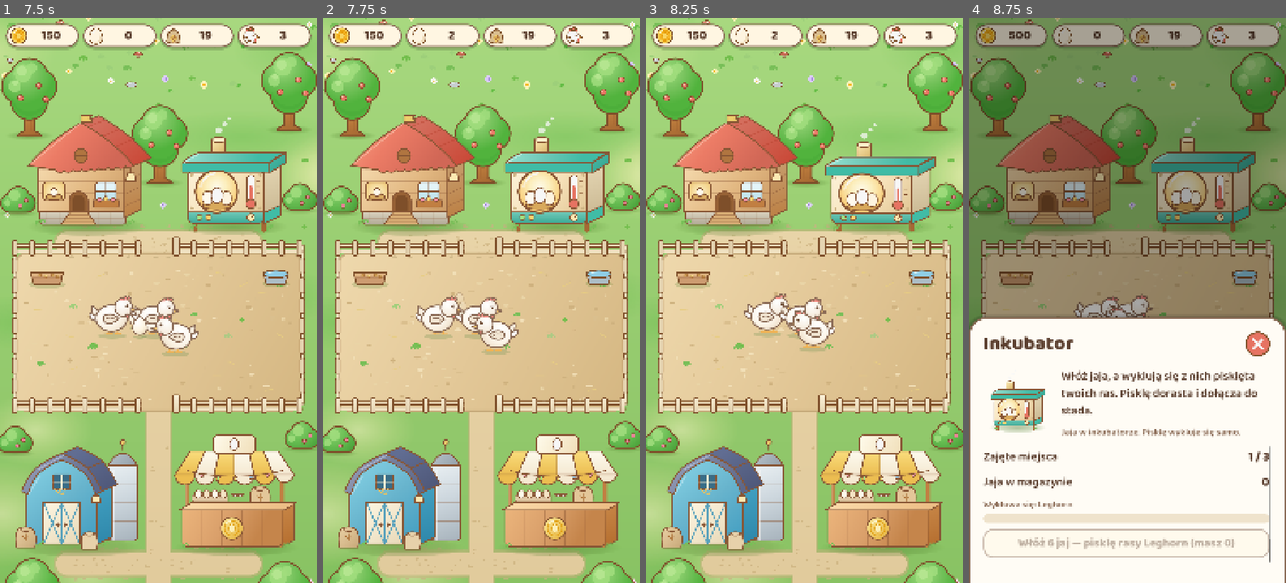
Above: before the commit, frames 1-4 (left to right).
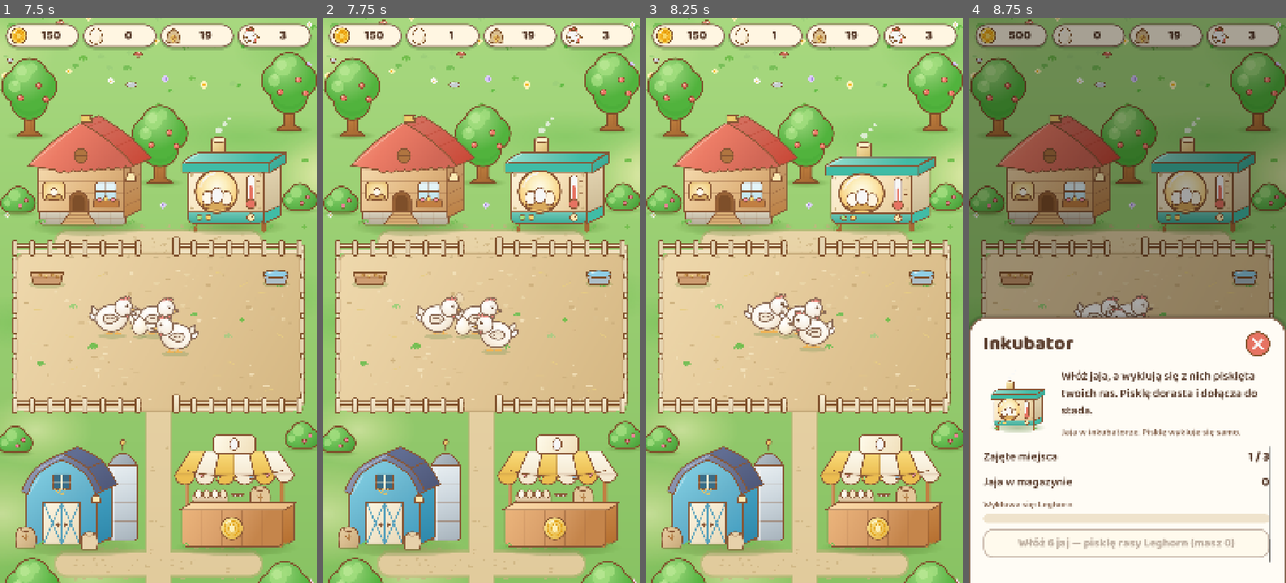
Above: after the commit, the same moments.

Repository: sodorn/kury
Game: Godot game, scene res://tests/smoke_ui.tscn
Two runs of this game, one before a commit and one after it. Both use one fixed random seed, a clock stepped at 60 frames per second and the inputs below. This scene is started directly instead of the project's main scene.
Inputs (mouse positions are in pixels of both pictures, inside the frame that each line leads up to):
- Up to frame 1 (7.5 s): move the mouse to (85, 170) at 0.52 s; click (85, 170) at 0.67 s; tap Enter at 1.25, 2.75, 4.25 s; move the mouse to (231, 176) at 1.27 s; click (231, 176) at 1.42 s; tap Space at 2, 3.5, 5 s; move the mouse to (79, 492) at 2.02 s; click (79, 492) at 2.17 s; move the mouse to (234, 492) at 2.77 s; click (234, 492) at 2.92 s; move the mouse to (253, 385) at 3.52 s; click (253, 385) at 3.67 s; move the mouse to (63, 215) at 4.27 s; click (63, 215) at 4.42 s; move the mouse to (174, 300) at 5.02 s; click (174, 300) at 5.17 s; move the mouse to (110, 159) at 5.77 s; click (110, 159) at 5.92 s; move the mouse to (228, 272) at 6.52 s; click (228, 272) at 6.67 s; move the mouse to (136, 317) at 7.27 s; click (136, 317) at 7.42 s
- Up to frame 2 (7.75 s): no input
- Up to frame 3 (8.25 s): move the mouse to (836, 176) at 8.02 s; click (836, 176) at 8.17 s
- Up to frame 4 (8.75 s): no input

Frame 1 is identical in both runs. In frame 2, 0.2% of the frame differs, in the area x 39-47%, y 2-57%; in frame 3, 0.1%; in frame 4, less than 0.1%.

Commit message:
Czternascie ras i wygladzona drabinka cen
Tomek zglosil za duzy skok cen. Przy dziewieciu rasach najwiekszy byl
1400 -> 6000 zl, a karta rasy zablokowanej pokazywala prog odblokowania
w miejscu, gdzie inne karty maja cene — wiec "3 000 zl" czytalo sie jak
cena araukany, ktora kosztuje 140 zl.

Piec nowych ras, wszystkie z wlasnym sprite'em:
- kura szabo (65 zl) — pióra podwiniete na zewnatrz
- marans (110 zl) — jaja w kolorze czekolady
- serama (250 zl) — najmniejsza kura swiata
- feniks (650 zl) — rasa dlugoogoniasta
- onagadori (1600 zl) — ogon rosnacy cale zycie

Drabinka ma teraz krok okolo 1,3x na calej dlugosci: 36, 48, 65, 85, 110,
145, 190, 250, 330, 450, 650, 950, 1600, 3000 zl. Dol i srodek zgadzaja
sie z polskimi ogloszeniami; gora jest rozciagnieta, ale Cemani
z rodowodem potrafi kosztowac i 6 tys., wiec 3000 miesci sie w realiach.

Karta zablokowanej rasy: osobno warunek ("Zablokowana. Odblokujesz, gdy:
uzbierasz 8 000 zl"), osobno cena ("Cena po odblokowaniu: 145 zl").

Naprawione przy okazji: jedno dotkniecie zbieralo dwa jajka, gdy lezaly na
sobie. Godot rozsyla dotkniecie do kazdego obszaru pod palcem. Po
powiekszeniu jaj o 40% zaczelo to wychodzic regularnie i sypalo testem
dymnym raz na trzy przebiegi.

Balans: kolekcja po ~20,6 h gry, milion po ~23,5 h, nowa rasa mniej wiecej
co dwie godziny. Testy: 387 asercji + trzy czyste przebiegi testu dymnego.

Co-Authored-By: Claude Opus 5 <noreply@anthropic.com>
Claude-Session: https://claude.ai/code/session_01CjTjcWSUi8hfc7jxPFWk6D

Diff:
--- /dev/null
+++ b/assets/sprites/animals/hen_frizzle.svg
@@ -0,0 +1,59 @@
+<svg xmlns="http://www.w3.org/2000/svg" width="140" height="130" viewBox="0 0 140 130">
+  <!-- Kura szabo: pióra podwinięte na zewnątrz, jakby ją ktoś czesał pod włos. -->
+  <defs>
+    <radialGradient id="frBody" cx="56" cy="58" r="58" gradientUnits="userSpaceOnUse">
+      <stop offset="0" stop-color="#FFF2DC"/>
+      <stop offset="0.6" stop-color="#F3DCB8"/>
+      <stop offset="1" stop-color="#D9BC90"/>
+    </radialGradient>
+    <radialGradient id="frHead" cx="96" cy="34" r="30" gradientUnits="userSpaceOnUse">
+      <stop offset="0" stop-color="#FFF6E8"/>
+      <stop offset="1" stop-color="#E8CFA6"/>
+    </radialGradient>
+    <linearGradient id="frBeak" x1="116" y1="40" x2="136" y2="52" gradientUnits="userSpaceOnUse">
+      <stop offset="0" stop-color="#FFD98A"/>
+      <stop offset="1" stop-color="#EDA845"/>
+    </linearGradient>
+  </defs>
+
+  <g stroke="#8A6A55" stroke-width="4" stroke-linejoin="round" stroke-linecap="round">
+    <ellipse cx="64" cy="122" rx="42" ry="8" fill="#6B8F4E" fill-opacity="0.28" stroke="none"/>
+
+    <!-- ogon z odstajacych, podwinietych piór -->
+    <path d="M28 70q-16-6-14-22q12 2 16 12q4-12 16-10q-2 12-10 18Z" fill="#E6CDA4"/>
+
+    <!-- nogi -->
+    <path d="M56 98v16M56 114h-9M56 114l-3 7" stroke="#EDA845" stroke-width="3.6"/>
+    <path d="M80 98v16M80 114h9M80 114l3 7" stroke="#EDA845" stroke-width="3.6"/>
+
+    <!-- tulow -->
+    <ellipse cx="64" cy="68" rx="40" ry="34" fill="url(#frBody)"/>
+
+    <!-- loki: kazde pioro odgiete na zewnatrz, to znak rozpoznawczy rasy -->
+    <g fill="#FBEAD0">
+      <path d="M26 54q-12-4-10-14q10 1 14 9Z"/>
+      <path d="M30 76q-14 2-16 12q11 3 17-4Z"/>
+      <path d="M42 96q-9 9-3 17q9-5 9-14Z"/>
+      <path d="M70 102q-2 12 7 15q4-9-1-17Z"/>
+      <path d="M96 88q7 9 17 5q-4-9-13-10Z"/>
+      <path d="M100 62q12 1 15-8q-10-4-17 2Z"/>
+      <path d="M44 38q-6-11-17-9q2 10 11 13Z"/>
+      <path d="M70 32q1-12-9-15q-3 10 2 17Z"/>
+    </g>
+    <path d="M46 62q16-8 30 2" fill="none" stroke-width="3"/>
+
+    <!-- glowa, tez w lokach -->
+    <circle cx="98" cy="42" r="23" fill="url(#frHead)"/>
+    <path d="M88 20q-3-11 6-14q4 9 0 15Z" fill="#FBEAD0"/>
+    <path d="M114 24q9-7 16 0q-7 7-16 4Z" fill="#FBEAD0"/>
+    <!-- grzebien -->
+    <path d="M86 24q4-10 10-2q5-9 11-1q4-7 7 1" fill="#E9867E"/>
+    <!-- korale -->
+    <path d="M106 60q7 2 7 9q-7 2-11-4Z" fill="#E4706A"/>
+    <!-- dziob -->
+    <path d="M119 44l16 5-16 6Z" fill="url(#frBeak)"/>
+    <!-- oko -->
+    <circle cx="108" cy="38" r="4.5" fill="#5C4030" stroke="none"/>
+    <circle cx="109.6" cy="36.4" r="1.6" fill="#FFFFFF" stroke="none"/>
+  </g>
+</svg>
--- /dev/null
+++ b/assets/sprites/animals/hen_marans.svg
@@ -0,0 +1,56 @@
+<svg xmlns="http://www.w3.org/2000/svg" width="140" height="130" viewBox="0 0 140 130">
+  <!-- Marans: ciemna, miedziano-czarna. Slynie z jaj w kolorze czekolady. -->
+  <defs>
+    <radialGradient id="maBody" cx="52" cy="56" r="60" gradientUnits="userSpaceOnUse">
+      <stop offset="0" stop-color="#6E6460"/>
+      <stop offset="0.6" stop-color="#4C4441"/>
+      <stop offset="1" stop-color="#332D2B"/>
+    </radialGradient>
+    <linearGradient id="maHackle" x1="78" y1="18" x2="104" y2="58" gradientUnits="userSpaceOnUse">
+      <stop offset="0" stop-color="#C98A4B"/>
+      <stop offset="1" stop-color="#8A5A2E"/>
+    </linearGradient>
+    <linearGradient id="maTail" x1="12" y1="26" x2="44" y2="70" gradientUnits="userSpaceOnUse">
+      <stop offset="0" stop-color="#5A5350"/>
+      <stop offset="1" stop-color="#2B2624"/>
+    </linearGradient>
+    <linearGradient id="maBeak" x1="116" y1="38" x2="136" y2="50" gradientUnits="userSpaceOnUse">
+      <stop offset="0" stop-color="#E8C98E"/>
+      <stop offset="1" stop-color="#C79450"/>
+    </linearGradient>
+  </defs>
+
+  <g stroke="#8A6A55" stroke-width="4" stroke-linejoin="round" stroke-linecap="round">
+    <ellipse cx="64" cy="122" rx="42" ry="8" fill="#6B8F4E" fill-opacity="0.28" stroke="none"/>
+
+    <!-- ogon trzymany wysoko -->
+    <path d="M28 62Q8 44 16 22Q36 32 44 54Z" fill="url(#maTail)"/>
+    <path d="M22 72Q4 60 8 42Q24 50 34 64Z" fill="#6A615C"/>
+
+    <!-- nogi -->
+    <path d="M56 100v14M56 114h-9M56 114l-3 7" stroke="#D8C9A8" stroke-width="3.6"/>
+    <path d="M80 100v14M80 114h9M80 114l3 7" stroke="#D8C9A8" stroke-width="3.6"/>
+
+    <!-- tulow -->
+    <ellipse cx="62" cy="68" rx="42" ry="35" fill="url(#maBody)"/>
+
+    <!-- skrzydlo z miedzianym odblaskiem -->
+    <path d="M40 60Q64 48 82 68Q62 86 42 80Q33 70 40 60Z" fill="#574E4A"/>
+    <path d="M48 68Q62 62 74 70" fill="none" stroke="#9A7A52" stroke-width="3"/>
+
+    <!-- miedziana kryza na szyi, znak rasy -->
+    <path d="M80 24Q102 20 102 50Q86 58 76 46Z" fill="url(#maHackle)"/>
+    <circle cx="98" cy="38" r="22" fill="#3E3734"/>
+
+    <!-- grzebien -->
+    <path d="M86 20q4-11 9-2q5-10 11-1q4-8 7 1" fill="#D5615C"/>
+    <!-- korale -->
+    <path d="M106 56q7 2 7 9q-7 2-11-4Z" fill="#C9564F"/>
+    <!-- dziob -->
+    <path d="M118 42l16 5-16 6Z" fill="url(#maBeak)"/>
+
+    <!-- oko -->
+    <circle cx="108" cy="34" r="4.5" fill="#FFF3DF" stroke="none"/>
+    <circle cx="108.6" cy="34.4" r="2.4" fill="#2B2624" stroke="none"/>
+  </g>
+</svg>
--- /dev/null
+++ b/assets/sprites/animals/hen_onagadori.svg
@@ -0,0 +1,54 @@
+<svg xmlns="http://www.w3.org/2000/svg" width="220" height="130" viewBox="0 0 220 130">
+  <!-- Onagadori: japonska rasa o ogonie, ktory rosnie cale zycie i bywa
+       dluzszy niz kilka metrow. Na wystawach stoi na wysokich slupkach. -->
+  <defs>
+    <radialGradient id="onBody" cx="126" cy="52" r="48" gradientUnits="userSpaceOnUse">
+      <stop offset="0" stop-color="#FFF4DE"/>
+      <stop offset="0.55" stop-color="#F0DCB4"/>
+      <stop offset="1" stop-color="#C9A96E"/>
+    </radialGradient>
+    <radialGradient id="onHead" cx="156" cy="28" r="26" gradientUnits="userSpaceOnUse">
+      <stop offset="0" stop-color="#FFF8EA"/>
+      <stop offset="1" stop-color="#DEC390"/>
+    </radialGradient>
+    <linearGradient id="onTail" x1="110" y1="30" x2="8" y2="122" gradientUnits="userSpaceOnUse">
+      <stop offset="0" stop-color="#FFF6E4"/>
+      <stop offset="0.35" stop-color="#D9B477"/>
+      <stop offset="0.7" stop-color="#8E6128"/>
+      <stop offset="1" stop-color="#5A3C16"/>
+    </linearGradient>
+  </defs>
+
+  <g stroke="#8A6A55" stroke-width="4" stroke-linejoin="round" stroke-linecap="round">
+    <ellipse cx="128" cy="122" rx="48" ry="8" fill="#6B8F4E" fill-opacity="0.26" stroke="none"/>
+
+    <!-- ogon ciagnacy sie przez caly kadr i za niego -->
+    <path d="M106 48Q56 34 6 116Q44 86 72 62Q88 50 108 58Z" fill="url(#onTail)"/>
+    <path d="M108 58Q58 54 14 122Q54 96 80 74Q94 62 112 68Z" fill="#C79A55"/>
+    <path d="M110 68Q68 74 34 124Q68 104 90 86Q102 76 116 78Z" fill="#EDD7A8"/>
+    <path d="M112 78Q84 90 70 126Q92 108 104 96Z" fill="#B88B47"/>
+
+    <!-- nogi -->
+    <path d="M120 96v18M120 114h-9M120 114l-3 7" stroke="#EDA845" stroke-width="3.6"/>
+    <path d="M142 96v18M142 114h9M142 114l3 7" stroke="#EDA845" stroke-width="3.6"/>
+
+    <!-- tulow -->
+    <ellipse cx="128" cy="64" rx="33" ry="29" fill="url(#onBody)"/>
+    <path d="M113 58Q133 48 148 64Q132 80 115 76Q107 67 113 58Z" fill="#F7EAD0"/>
+
+    <!-- szyja i glowa -->
+    <path d="M146 48Q145 30 154 24" fill="none" stroke-width="12" stroke="#DEC390"/>
+    <circle cx="158" cy="30" r="21" fill="url(#onHead)"/>
+
+    <!-- grzebien -->
+    <path d="M148 10q4-10 9-1q5-9 10-1q4-7 6 1" fill="#E9867E"/>
+    <!-- korale -->
+    <path d="M166 46q7 2 7 9q-7 2-11-4Z" fill="#E4706A"/>
+    <!-- dziob -->
+    <path d="M176 30l15 5-15 5Z" fill="#EDA845"/>
+
+    <!-- oko -->
+    <circle cx="167" cy="25" r="4.2" fill="#5C4030" stroke="none"/>
+    <circle cx="168.4" cy="23.6" r="1.5" fill="#FFFFFF" stroke="none"/>
+  </g>
+</svg>
--- /dev/null
+++ b/assets/sprites/animals/hen_phoenix.svg
@@ -0,0 +1,51 @@
+<svg xmlns="http://www.w3.org/2000/svg" width="180" height="130" viewBox="0 0 180 130">
+  <!-- Feniks: rasa dlugoogoniasta. Ogon spada kaskada az do ziemi. -->
+  <defs>
+    <radialGradient id="phBody" cx="86" cy="54" r="50" gradientUnits="userSpaceOnUse">
+      <stop offset="0" stop-color="#FFE3B0"/>
+      <stop offset="0.6" stop-color="#E8B063"/>
+      <stop offset="1" stop-color="#B97E31"/>
+    </radialGradient>
+    <radialGradient id="phHead" cx="118" cy="30" r="26" gradientUnits="userSpaceOnUse">
+      <stop offset="0" stop-color="#FFEECB"/>
+      <stop offset="1" stop-color="#DFA254"/>
+    </radialGradient>
+    <linearGradient id="phTail" x1="70" y1="30" x2="14" y2="120" gradientUnits="userSpaceOnUse">
+      <stop offset="0" stop-color="#F4D08A"/>
+      <stop offset="0.45" stop-color="#C98437"/>
+      <stop offset="1" stop-color="#7E4F1C"/>
+    </linearGradient>
+  </defs>
+
+  <g stroke="#8A6A55" stroke-width="4" stroke-linejoin="round" stroke-linecap="round">
+    <ellipse cx="88" cy="122" rx="48" ry="8" fill="#6B8F4E" fill-opacity="0.26" stroke="none"/>
+
+    <!-- ogon: trzy dlugie pasma opadajace na ziemie -->
+    <path d="M66 54Q34 50 14 108Q34 92 48 74Q56 64 70 64Z" fill="url(#phTail)"/>
+    <path d="M68 62Q38 66 26 118Q46 98 58 80Q64 72 74 72Z" fill="#D89A4A"/>
+    <path d="M70 70Q48 80 44 118Q58 102 66 88Q70 80 78 80Z" fill="#F0C27A"/>
+
+    <!-- nogi -->
+    <path d="M82 98v16M82 114h-9M82 114l-3 7" stroke="#EDA845" stroke-width="3.6"/>
+    <path d="M104 98v16M104 114h9M104 114l3 7" stroke="#EDA845" stroke-width="3.6"/>
+
+    <!-- tulow smukly -->
+    <ellipse cx="90" cy="66" rx="34" ry="30" fill="url(#phBody)"/>
+    <path d="M74 60Q94 50 110 66Q94 82 76 78Q68 69 74 60Z" fill="#F2C680"/>
+
+    <!-- dluga szyja -->
+    <path d="M108 50Q106 32 116 26" fill="none" stroke-width="12" stroke="#DFA254"/>
+    <circle cx="120" cy="32" r="21" fill="url(#phHead)"/>
+
+    <!-- grzebien -->
+    <path d="M110 12q4-10 9-1q5-9 10-1q4-7 6 1" fill="#E9867E"/>
+    <!-- korale -->
+    <path d="M128 48q7 2 7 9q-7 2-11-4Z" fill="#E4706A"/>
+    <!-- dziob -->
+    <path d="M138 32l15 5-15 5Z" fill="#EDA845"/>
+
+    <!-- oko -->
+    <circle cx="129" cy="27" r="4.2" fill="#5C4030" stroke="none"/>
+    <circle cx="130.4" cy="25.6" r="1.5" fill="#FFFFFF" stroke="none"/>
+  </g>
+</svg>
--- /dev/null
+++ b/assets/sprites/animals/hen_serama.svg
@@ -0,0 +1,50 @@
+<svg xmlns="http://www.w3.org/2000/svg" width="140" height="130" viewBox="0 0 140 130">
+  <!-- Serama: najmniejsza kura swiata. Pierś wypięta, ogon postawiony
+       niemal pionowo, postawa jak u maszerujacego zolnierza. -->
+  <defs>
+    <radialGradient id="seBody" cx="66" cy="66" r="42" gradientUnits="userSpaceOnUse">
+      <stop offset="0" stop-color="#FFE7B8"/>
+      <stop offset="0.6" stop-color="#F0C272"/>
+      <stop offset="1" stop-color="#CE9340"/>
+    </radialGradient>
+    <radialGradient id="seHead" cx="88" cy="40" r="24" gradientUnits="userSpaceOnUse">
+      <stop offset="0" stop-color="#FFEFCC"/>
+      <stop offset="1" stop-color="#E7B45F"/>
+    </radialGradient>
+    <linearGradient id="seTail" x1="34" y1="16" x2="56" y2="62" gradientUnits="userSpaceOnUse">
+      <stop offset="0" stop-color="#8C5E2A"/>
+      <stop offset="1" stop-color="#5E3C19"/>
+    </linearGradient>
+  </defs>
+
+  <g stroke="#8A6A55" stroke-width="4" stroke-linejoin="round" stroke-linecap="round">
+    <ellipse cx="68" cy="122" rx="30" ry="7" fill="#6B8F4E" fill-opacity="0.28" stroke="none"/>
+
+    <!-- ogon postawiony pionowo, wyzej niz glowa -->
+    <path d="M48 70Q36 34 44 12Q58 28 60 56Z" fill="url(#seTail)"/>
+    <path d="M42 68Q30 40 34 22Q46 36 52 62Z" fill="#9C6B33"/>
+
+    <!-- dlugie nogi, serama stoi wyprostowana -->
+    <path d="M62 100v16M62 116h-8M62 116l-3 6" stroke="#EDA845" stroke-width="3.4"/>
+    <path d="M80 100v16M80 116h8M80 116l3 6" stroke="#EDA845" stroke-width="3.4"/>
+
+    <!-- tulow maly i wypiety do przodu -->
+    <path d="M52 62Q58 36 80 44Q98 54 94 78Q88 100 68 100Q48 98 48 80Z" fill="url(#seBody)"/>
+    <path d="M60 64Q74 60 84 72" fill="none" stroke-width="3"/>
+
+    <!-- szyja wygieta w luk do tylu -->
+    <path d="M78 46Q72 30 86 24" fill="none" stroke-width="9" stroke="#E7B45F"/>
+    <circle cx="94" cy="34" r="19" fill="url(#seHead)"/>
+
+    <!-- grzebien -->
+    <path d="M84 16q4-10 9-1q5-9 10-1q4-7 6 1" fill="#E9867E"/>
+    <!-- korale -->
+    <path d="M100 50q6 2 6 8q-6 2-10-4Z" fill="#E4706A"/>
+    <!-- dziob -->
+    <path d="M110 34l14 5-14 5Z" fill="#EDA845"/>
+
+    <!-- oko -->
+    <circle cx="102" cy="29" r="4" fill="#5C4030" stroke="none"/>
+    <circle cx="103.4" cy="27.6" r="1.4" fill="#FFFFFF" stroke="none"/>
+  </g>
+</svg>
--- a/data/breeds.json
+++ b/data/breeds.json
@@ -20,15 +20,33 @@
 		"rarity": "RARITY_COMMON",
 		"sprite": "res://assets/sprites/animals/hen_brown.svg",
 		"photo": "res://assets/photos/rhode.jpg",
-		"egg_seconds": 48.0,
-		"egg_value": 0.45,
-		"price": 50,
-		"sell_price": 35,
-		"incubate_seconds": 70.0,
-		"grow_seconds": 100.0,
+		"egg_seconds": 46.0,
+		"egg_value": 0.44,
+		"price": 48,
+		"sell_price": 34,
+		"incubate_seconds": 66.0,
+		"grow_seconds": 98.0,
 		"unlock": {
 			"money": 250,
 			"days": 1
+		}
+	},
+	{
+		"id": "szabo",
+		"name": "BREED_SZABO_NAME",
+		"desc": "BREED_SZABO_DESC",
+		"rarity": "RARITY_COMMON",
+		"sprite": "res://assets/sprites/animals/hen_frizzle.svg",
+		"photo": "res://assets/photos/szabo.jpg",
+		"egg_seconds": 52.0,
+		"egg_value": 0.48,
+		"price": 65,
+		"sell_price": 46,
+		"incubate_seconds": 72.0,
+		"grow_seconds": 106.0,
+		"unlock": {
+			"money": 700,
+			"hens": 5
 		}
 	},
 	{
@@ -38,15 +56,34 @@
 		"rarity": "RARITY_UNCOMMON",
 		"sprite": "res://assets/sprites/animals/hen_naked_neck.svg",
 		"photo": "res://assets/photos/nagoszyja.jpg",
-		"egg_seconds": 56.0,
-		"egg_value": 0.5,
-		"price": 80,
-		"sell_price": 56,
-		"incubate_seconds": 80.0,
-		"grow_seconds": 120.0,
-		"unlock": {
-			"money": 900,
-			"hens": 6
+		"egg_seconds": 58.0,
+		"egg_value": 0.52,
+		"price": 85,
+		"sell_price": 59,
+		"incubate_seconds": 78.0,
+		"grow_seconds": 114.0,
+		"unlock": {
+			"money": 1800,
+			"hens": 8
+		}
+	},
+	{
+		"id": "marans",
+		"name": "BREED_MARANS_NAME",
+		"desc": "BREED_MARANS_DESC",
+		"rarity": "RARITY_UNCOMMON",
+		"sprite": "res://assets/sprites/animals/hen_marans.svg",
+		"photo": "res://assets/photos/marans.jpg",
+		"egg_seconds": 62.0,
+		"egg_value": 0.56,
+		"price": 110,
+		"sell_price": 77,
+		"incubate_seconds": 84.0,
+		"grow_seconds": 124.0,
+		"egg_tint": "#8B5A3C",
+		"unlock": {
+			"money": 4000,
+			"days": 3
 		}
 	},
 	{
@@ -56,18 +93,17 @@
 		"rarity": "RARITY_UNCOMMON",
 		"sprite": "res://assets/sprites/animals/hen_araukana.svg",
 		"photo": "res://assets/photos/araukana.jpg",
-		"egg_seconds": 64.0,
+		"egg_seconds": 68.0,
 		"egg_value": 0.6,
-		"price": 140,
-		"sell_price": 98,
+		"price": 145,
+		"sell_price": 102,
 		"incubate_seconds": 90.0,
-		"grow_seconds": 140.0,
-		"unlock": {
-			"money": 3000,
-			"days": 3,
-			"hens": 10
-		},
-		"egg_tint": "#A8DCD2"
+		"grow_seconds": 134.0,
+		"egg_tint": "#A8DCD2",
+		"unlock": {
+			"money": 8000,
+			"hens": 12
+		}
 	},
 	{
 		"id": "jedwabista",
@@ -76,20 +112,38 @@
 		"rarity": "RARITY_RARE",
 		"sprite": "res://assets/sprites/animals/hen_silkie.svg",
 		"photo": "res://assets/photos/jedwabista.jpg",
-		"egg_seconds": 72.0,
-		"egg_value": 0.65,
-		"price": 220,
-		"sell_price": 154,
-		"incubate_seconds": 100.0,
-		"grow_seconds": 160.0,
+		"egg_seconds": 74.0,
+		"egg_value": 0.64,
+		"price": 190,
+		"sell_price": 133,
+		"incubate_seconds": 96.0,
+		"grow_seconds": 144.0,
+		"egg_tint": "#F6E7CC",
 		"incubation_bonus": 0.5,
 		"unlock": {
-			"money": 8000,
+			"money": 16000,
 			"breeds": [
 				"araukana"
 			]
-		},
-		"egg_tint": "#F6E7CC"
+		}
+	},
+	{
+		"id": "serama",
+		"name": "BREED_SERAMA_NAME",
+		"desc": "BREED_SERAMA_DESC",
+		"rarity": "RARITY_RARE",
+		"sprite": "res://assets/sprites/animals/hen_serama.svg",
+		"photo": "res://assets/photos/serama.jpg",
+		"egg_seconds": 80.0,
+		"egg_value": 0.68,
+		"price": 250,
+		"sell_price": 175,
+		"incubate_seconds": 102.0,
+		"grow_seconds": 154.0,
+		"unlock": {
+			"money": 30000,
+			"hens": 16
+		}
 	},
 	{
 		"id": "brahma",
@@ -98,17 +152,17 @@
 		"rarity": "RARITY_RARE",
 		"sprite": "res://assets/sprites/animals/hen_brahma.svg",
 		"photo": "res://assets/photos/brahma.jpg",
-		"egg_seconds": 80.0,
-		"egg_value": 0.7,
-		"price": 350,
-		"sell_price": 245,
+		"egg_seconds": 86.0,
+		"egg_value": 0.72,
+		"price": 330,
+		"sell_price": 231,
 		"incubate_seconds": 110.0,
-		"grow_seconds": 180.0,
-		"unlock": {
-			"money": 22000,
-			"hens": 16
-		},
-		"egg_tint": "#F0DCC0"
+		"grow_seconds": 168.0,
+		"egg_tint": "#F0DCC0",
+		"unlock": {
+			"money": 55000,
+			"days": 6
+		}
 	},
 	{
 		"id": "czubatka",
@@ -117,18 +171,35 @@
 		"rarity": "RARITY_RARE",
 		"sprite": "res://assets/sprites/animals/hen_polish.svg",
 		"photo": "res://assets/photos/czubatka.jpg",
-		"egg_seconds": 88.0,
-		"egg_value": 0.8,
-		"price": 600,
-		"sell_price": 420,
-		"incubate_seconds": 120.0,
-		"grow_seconds": 200.0,
-		"unlock": {
-			"money": 55000,
-			"days": 7,
+		"egg_seconds": 92.0,
+		"egg_value": 0.76,
+		"price": 450,
+		"sell_price": 315,
+		"incubate_seconds": 118.0,
+		"grow_seconds": 182.0,
+		"unlock": {
+			"money": 95000,
 			"breeds": [
 				"jedwabista"
 			]
+		}
+	},
+	{
+		"id": "feniks",
+		"name": "BREED_FENIKS_NAME",
+		"desc": "BREED_FENIKS_DESC",
+		"rarity": "RARITY_EPIC",
+		"sprite": "res://assets/sprites/animals/hen_phoenix.svg",
+		"photo": "res://assets/photos/feniks.jpg",
+		"egg_seconds": 100.0,
+		"egg_value": 0.82,
+		"price": 650,
+		"sell_price": 455,
+		"incubate_seconds": 128.0,
+		"grow_seconds": 198.0,
+		"unlock": {
+			"money": 160000,
+			"hens": 20
 		}
 	},
 	{
@@ -138,18 +209,37 @@
 		"rarity": "RARITY_EPIC",
 		"sprite": "res://assets/sprites/animals/hen_sultan.svg",
 		"photo": "res://assets/photos/sultanka.jpg",
-		"egg_seconds": 100.0,
-		"egg_value": 0.9,
-		"price": 1400,
-		"sell_price": 980,
-		"incubate_seconds": 140.0,
-		"grow_seconds": 230.0,
-		"unlock": {
-			"money": 160000,
-			"hens": 24,
+		"egg_seconds": 108.0,
+		"egg_value": 0.88,
+		"price": 950,
+		"sell_price": 665,
+		"incubate_seconds": 138.0,
+		"grow_seconds": 216.0,
+		"unlock": {
+			"money": 260000,
 			"breeds": [
 				"czubatka"
 			]
+		}
+	},
+	{
+		"id": "onagadori",
+		"name": "BREED_ONAGADORI_NAME",
+		"desc": "BREED_ONAGADORI_DESC",
+		"rarity": "RARITY_EPIC",
+		"sprite": "res://assets/sprites/animals/hen_onagadori.svg",
+		"photo": "res://assets/photos/onagadori.jpg",
+		"egg_seconds": 114.0,
+		"egg_value": 0.94,
+		"price": 1600,
+		"sell_price": 1120,
+		"incubate_seconds": 148.0,
+		"grow_seconds": 236.0,
+		"egg_tint": "#FFF6E4",
+		"unlock": {
+			"money": 350000,
+			"days": 12,
+			"hens": 24
 		}
 	},
 	{
@@ -161,18 +251,18 @@
 		"photo": "res://assets/photos/cemani.jpg",
 		"egg_seconds": 120.0,
 		"egg_value": 1.0,
-		"price": 6000,
-		"sell_price": 4200,
+		"price": 3000,
+		"sell_price": 2100,
 		"incubate_seconds": 160.0,
 		"grow_seconds": 260.0,
-		"unlock": {
-			"money": 600000,
-			"days": 14,
-			"hens": 25,
+		"egg_tint": "#E6D2B4",
+		"unlock": {
+			"money": 520000,
+			"days": 16,
+			"hens": 28,
 			"breeds": [
 				"sultanka"
 			]
-		},
-		"egg_tint": "#E6D2B4"
+		}
 	}
 ]
--- a/data/strings.csv
+++ b/data/strings.csv
@@ -11,20 +11,30 @@
 BREED_LEGHORN_DESC,"Biała nioska. Znosi najczęściej ze wszystkich, ale jaja są najtańsze."
 BREED_RHODE_NAME,Rhode Island
 BREED_RHODE_DESC,"Ruda i wytrzymała. Znosi wolniej, jaja warte wyraźnie więcej."
+BREED_SZABO_NAME,Kura szabo
+BREED_SZABO_DESC,"Pióra podwinięte na zewnątrz, jakby ją ktoś uczesał pod włos. Tania, a rzuca się w oczy."
 BREED_NAGOSZYJA_NAME,Kura nagoszyja
 BREED_NAGOSZYJA_DESC,"Goła szyja jak u indyka. Wygląda dziwnie i dlatego ma swoich wielbicieli."
+BREED_MARANS_NAME,Marans
+BREED_MARANS_DESC,"Ciemna, miedziano-czarna. Znosi jaja w kolorze czekolady — najciemniejsze ze wszystkich ras."
 BREED_ARAUKANA_NAME,Araukana
 BREED_ARAUKANA_DESC,"Znosi niebieskie jaja. Nie ma ogona, za to ma pierzaste baki przy uszach."
 BREED_JEDWABISTA_NAME,Kura jedwabista
 BREED_JEDWABISTA_DESC,"Pióra jak futro, czarna skóra. Uwielbia siedzieć na jajach — przyspiesza inkubator o połowę."
+BREED_SERAMA_NAME,Serama
+BREED_SERAMA_DESC,"Najmniejsza kura świata. Pierś wypięta, ogon do góry, chodzi jak na defiladzie."
 BREED_BRAHMA_NAME,Brahma olbrzymia
 BREED_BRAHMA_DESC,"Największa kura w grze, z opierzonymi nogami. Spokojna i mięsna."
 BREED_CZUBATKA_NAME,Czubatka polska
 BREED_CZUBATKA_DESC,"Pióropusz na głowie zasłania jej pół świata. Jaja wyraźnie cenniejsze."
+BREED_FENIKS_NAME,Feniks
+BREED_FENIKS_DESC,"Rasa długoogoniasta. Ogon spada kaskadą niemal do ziemi i rośnie latami."
 BREED_SULTANKA_NAME,Sułtanka
 BREED_SULTANKA_DESC,"Biała od czuba po opierzone nogi. Znosi rzadko, lecz każde jajko to majątek."
+BREED_ONAGADORI_NAME,Onagadori
+BREED_ONAGADORI_DESC,"Japoński skarb narodowy. Ogon rośnie przez całe życie i bywa dłuższy niż kilka metrów."
 BREED_CEMANI_NAME,Ayam Cemani
-BREED_CEMANI_DESC,"Czarna od grzebienia po kości. Najdroższa kura w grze i na świecie."
+BREED_CEMANI_DESC,"Czarna od grzebienia po kości. Najdroższa kura w grze — droga także dlatego, że wymaga wyjątkowych warunków."
 RARITY_COMMON,pospolita
 RARITY_UNCOMMON,rzadsza
 RARITY_RARE,rzadka
@@ -59,12 +69,13 @@
 PANEL_SELL_HEN_SICK,"Sprzedaj chorą za %s (masz %d szt.)"
 PANEL_UPGRADE_INCUBATOR,"Rozbuduj inkubator do %d miejsc za %s"
 PANEL_LOCKED,Zablokowana
-PANEL_NEED,"Potrzebujesz: %s"
-PANEL_NEED_MONEY,"%s"
-PANEL_NEED_DAYS,"dzień %d"
-PANEL_NEED_HENS,"%d kur"
-PANEL_NEED_FEED,"%d kg paszy"
-PANEL_NEED_BREED,"rasa %s w stadzie"
+PANEL_LOCKED_PRICE,"Cena po odblokowaniu: %s"
+PANEL_NEED,"🔒 Zablokowana. Odblokujesz, gdy: %s"
+PANEL_NEED_MONEY,"uzbierasz %s"
+PANEL_NEED_DAYS,"minie dzień %d"
+PANEL_NEED_HENS,"będziesz mieć %d kur"
+PANEL_NEED_FEED,"będziesz mieć %d kg paszy"
+PANEL_NEED_BREED,"kupisz rasę %s"
 PANEL_INCUBATE,"Włóż %d jaj — pisklę rasy %s (masz %d)"
 PANEL_INCUBATOR_SLOTS,"Zajęte miejsca"
 PANEL_HATCHING,"Wykluwa się: %s"
--- a/project.godot
+++ b/project.godot
@@ -11,7 +11,7 @@
 [application]
 
 config/name="Chicken Farm Simulator"
-config/version="6.1"
+config/version="6.2"
 run/main_scene="res://scenes/main/main.tscn"
 config/features=PackedStringArray("4.7", "GL Compatibility")
 config/icon="res://assets/icon.svg"
--- a/scenes/farm/ground_egg.gd
+++ b/scenes/farm/ground_egg.gd
@@ -47,6 +47,10 @@
 		_pressed_touch = -1
 		if touch.position.distance_to(_pressed_at) <= TAP_MAX_MOVE:
 			collect()
+			# Jajka potrafia na siebie zachodzic, a Godot rozsyla dotkniecie do
+			# kazdego obszaru pod palcem. Bez tego jedno dotkniecie zbieraloby
+			# dwa jajka naraz.
+			get_viewport().set_input_as_handled()
 
 
 ## Zbiera jajko: zglasza to do Game i odgrywa animacje znikniecia.
--- a/scenes/ui/panels/building_panel.gd
+++ b/scenes/ui/panels/building_panel.gd
@@ -556,8 +556,10 @@
 				int(float(breed.get("egg_seconds", 0))),
 				owned]
 		else:
+			# Przy zablokowanej rasie pokazujemy osobno warunek i osobno cene,
+			# bo sam warunek ("3 000 zl") czyta sie jak cena kury.
 			subtitle.text = tr("PANEL_NEED") % _unlock_text(breed)
-			numbers.text = "")
+			numbers.text = tr("PANEL_LOCKED_PRICE") % NumberFormat.money(price))
 
 
 ## Grafika rasy: najpierw prawdziwe zdjecie, w razie jego braku rysunek.
Not shown, added: assets/sprites/animals/hen_frizzle.svg.import
Not shown, added: assets/sprites/animals/hen_marans.svg.import
Not shown, added: assets/sprites/animals/hen_onagadori.svg.import
Not shown, added: assets/sprites/animals/hen_phoenix.svg.import
Not shown, added: assets/sprites/animals/hen_serama.svg.import
Binary file changed: data/strings.pl.translation
Not shown, changed: PROJECT_STATE.md
Not shown, changed: assets/photos/CZYTAJ_TO.md
